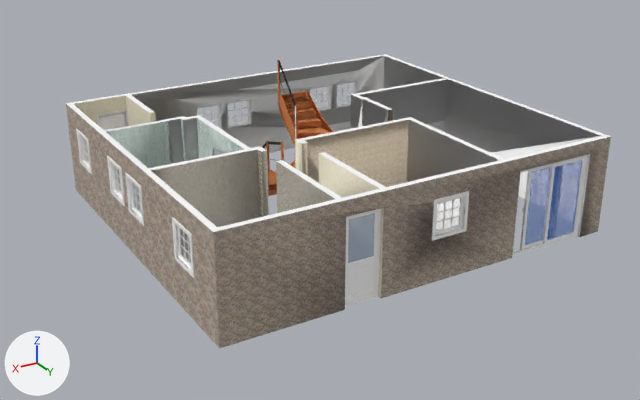
What one commit did to the COLLADA model src/uh_environments/uh-robot-house/models/robot_house_walls.dae.
One viewpoint serves both versions: a camera (50 mm lens) standing at (9.26, 20.71, 9.46) and looking at (-1.51, 2.76, 0.49). Every picture has the same lights, and +X, +Y and +Z are marked at lower left. Where no turn or scale is listed for an object, it has been applied to the vertices. Vertices at the same position are counted once.

In view in the first picture: 'A_CC', 'Awning_window_with_mullions_32_in._x_32_in.', 'Awning_window_with_mullions_32_in._x_32_in..001', 'Awning_window_with_mullions_32_in._x_32_in..002', 'Awning_window_with_mullions_32_in._x_32_in..003', 'Awning_window_with_mullions_32_in._x_32_in..004', 'Awning_window_with_mullions_32_in._x_32_in..005', 'Awning_window_with_mullions_32_in._x_32_in..006', 'Awning_window_with_mullions_32_in._x_32_in..007', 'Awning_window_with_mullions_32_in._x_32_in..008', 'B_RAIL', 'Baie_vitrée', 'Escalier_en_U', 'Frosted_Glass', 'L_RAIL', 'Panel_Door', 'Porte_droite', 'Porte_gauche', 'R_RAIL', 'SketchUp'.
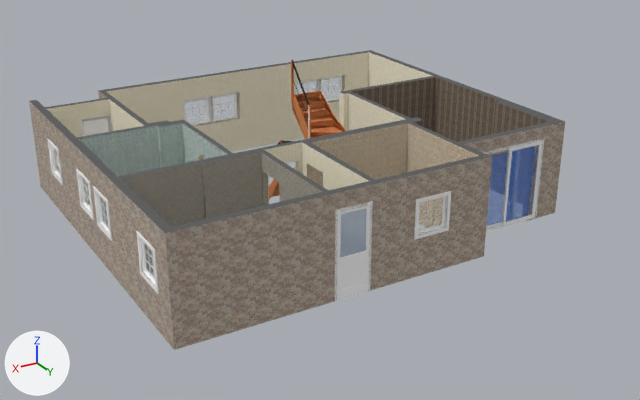
ob_pl100__trustile is not drawn itself; it is the parent of ob_l_panel.

Location of each change, [x1, y1, x2, y2] in pixels of the pictures (640 x 400 px):
'Structure', added
    after: [29, 50, 565, 350]
'SketchUp', no longer drawn
    before: [66, 54, 611, 349]
'Porte_gauche', moved
    before: [543, 156, 586, 245]
    after: [502, 141, 543, 226]
'Escalier_en_U', moved
    before: [262, 60, 333, 196]
    after: [269, 60, 346, 199]
'Porte_droite', moved
    before: [520, 166, 551, 250]
    after: [486, 152, 508, 229]
'Awning_window_with_mullions_32_in._x_32_in..008', moved
    before: [172, 217, 194, 278]
    after: [414, 191, 451, 240]
'Awning_window_with_mullions_32_in._x_32_in..007', moved, turned
    before: [432, 191, 469, 241]
    after: [93, 186, 112, 241]
'Frosted_Glass', moved
    before: [348, 213, 375, 263]
    after: [340, 208, 366, 258]
'Awning_window_with_mullions_32_in._x_32_in..006', moved
    before: [125, 173, 145, 226]
    after: [136, 231, 159, 293]
'Awning_window_with_mullions_32_in._x_32_in..002', moved
    before: [337, 81, 356, 107]
    after: [183, 97, 210, 126]
'Awning_window_with_mullions_32_in._x_32_in..005', moved
    before: [107, 156, 125, 206]
    after: [76, 169, 94, 220]
'Awning_window_with_mullions_32_in._x_32_in..003', moved
    before: [197, 104, 221, 128]
    after: [209, 92, 238, 122]
'Awning_window_with_mullions_32_in._x_32_in..004', moved, turned
    before: [227, 99, 250, 127]
    after: [47, 139, 63, 185]
'Awning_window_with_mullions_32_in._x_32_in.', moved
    before: [76, 129, 92, 174]
    after: [317, 75, 342, 102]
'L_RAIL', moved
    before: [373, 208, 381, 298]
    after: [366, 201, 373, 292]
'Panel_Door', shading changed, moved
    before: [97, 110, 128, 130]
    after: [81, 115, 111, 136]
'Baie_vitrée', moved
    before: [512, 155, 588, 256]
    after: [485, 138, 545, 232]
'A_CC', moved
    before: [351, 267, 371, 292]
    after: [343, 262, 363, 287]
'Awning_window_with_mullions_32_in._x_32_in..001', moved
    before: [310, 86, 330, 110]
    after: [296, 79, 318, 94]
'B_RAIL', moved
    before: [347, 289, 374, 306]
    after: [340, 283, 366, 300]
'OG_CL.001', moved
    before: [374, 218, 375, 246]
    after: [366, 210, 367, 241]
'OG_CL', moved
    before: [373, 265, 374, 283]
    after: [365, 260, 366, 281]
'OG_BC.001', moved
    before: [351, 257, 371, 263]
    after: [342, 251, 364, 258]
'OG_BC', moved
    before: [350, 289, 371, 296]
    after: [343, 284, 362, 290]
'OG_CR.001', moved (not visible before)
    after: [340, 230, 341, 243]

What changed in the scene script:
```text
Change me_panel_door:
    where me_panel_door.from_pydata(...)  # 168 vertices, 338 faces; spans x 0.03..0.86, y 0.0..0.13, z 0.0..2.08
    me_panel_door part 1: its shading normals changed
Change ob_sketchup:
    ob_sketchup: bpy.data.objects.new('SketchUp', me_sketchup) -> bpy.data.objects.new('SketchUp', None)
Change ob_panel_door:
    ob_panel_door.location: (1.71, -2.33, 0.0) -> (2.21, -2.23, 0.0)
Change ob_awning_window_with_mullions_32_in__x_32_in:
    ob_awning_window_with_mullions_32_in__x_32_in.parent: ob_sketchup -> ob_exterior_doors_windows
Change ob_awning_window_with_mullions_32_in__x_32_in__001:
    ob_awning_window_with_mullions_32_in__x_32_in__001.parent: ob_sketchup -> ob_exterior_doors_windows
Change ob_awning_window_with_mullions_32_in__x_32_in__002:
    ob_awning_window_with_mullions_32_in__x_32_in__002.parent: ob_sketchup -> ob_exterior_doors_windows
Change ob_awning_window_with_mullions_32_in__x_32_in__003:
    ob_awning_window_with_mullions_32_in__x_32_in__003.parent: ob_sketchup -> ob_exterior_doors_windows
    ob_awning_window_with_mullions_32_in__x_32_in__003.location: (-1.197, -2.33, 0.955) -> (3.783, 0.0254, 0.963)
Change ob_awning_window_with_mullions_32_in__x_32_in__004:
    ob_awning_window_with_mullions_32_in__x_32_in__004.parent: ob_sketchup -> ob_exterior_doors_windows
    ob_awning_window_with_mullions_32_in__x_32_in__004.location: (-2.167, -2.33, 0.951) -> (9.977, 1.657, 0.963)
    ob_awning_window_with_mullions_32_in__x_32_in__004.rotation_euler: (1.571, 0.0, 0.0) -> (1.571, 0.0, 1.571)  # degrees (90, 0, 0) -> degrees (90, 0, 90)
Change ob_awning_window_with_mullions_32_in__x_32_in__005:
    ob_awning_window_with_mullions_32_in__x_32_in__005.parent: ob_sketchup -> ob_exterior_doors_windows
    ob_awning_window_with_mullions_32_in__x_32_in__005.location: (3.348, 1.027, 1.118) -> (9.977, 4.133, 0.963)
Change ob_pl100__trustile:
    ob_pl100__trustile.parent: ob_sketchup -> ob_exterior_doors_windows
Change ob_l_rail:
    ob_l_rail.location: (-0.46, 6.91, 0.0) -> (-0.46, 6.61, 0.0)
Change ob_b_rail:
    ob_b_rail.location: (-0.33, 6.91, 0.0) -> (-0.33, 6.61, 0.0)
Change ob_a_cc:
    ob_a_cc.location: (-0.25, 6.92, 0.29) -> (-0.25, 6.62, 0.29)
Change ob_frosted_glass:
    ob_frosted_glass.location: (-0.32, 6.93, 1.0) -> (-0.32, 6.62, 1.0)
Change ob_baie_vitrée:
    ob_baie_vitrée.location: (-6.39, 6.81, 0.0) -> (-6.26, 5.5, 0.0)
Change ob_porte_gauche:
    ob_porte_gauche.location: (-6.31, 6.87, 0.05) -> (-6.18, 5.56, 0.05)
Change ob_porte_droite:
    ob_porte_droite.location: (-5.64, 6.81, 0.05) -> (-5.52, 5.5, 0.05)
Change ob_awning_window_with_mullions_32_in__x_32_in__006:
    ob_awning_window_with_mullions_32_in__x_32_in__006.parent: ob_sketchup -> ob_exterior_doors_windows
    ob_awning_window_with_mullions_32_in__x_32_in__006.location: (3.348, 2.3, 1.119) -> (9.977, 8.157, 0.963)
Change ob_escalier_en_u:
    ob_escalier_en_u.location: (-2.18, 0.93, 0.08) -> (-2.62, 0.86, 0.0)
Change ob_awning_window_with_mullions_32_in__x_32_in__007:
    ob_awning_window_with_mullions_32_in__x_32_in__007.parent: ob_sketchup -> ob_exterior_doors_windows
    ob_awning_window_with_mullions_32_in__x_32_in__007.location: (-1.75, 7.059, 1.068) -> (9.977, 5.406, 0.963)
    ob_awning_window_with_mullions_32_in__x_32_in__007.rotation_euler: (1.571, 0.0, 3.142) -> (1.571, 0.0, 1.571)  # degrees (90, 0, 180) -> degrees (90, 0, 90)
Change ob_awning_window_with_mullions_32_in__x_32_in__008:
    ob_awning_window_with_mullions_32_in__x_32_in__008.parent: ob_sketchup -> ob_exterior_doors_windows
Add ob_exterior_doors_windows:
    ob_exterior_doors_windows = bpy.data.objects.new('Exterior_Doors_Windows', None)
    ob_exterior_doors_windows.parent = ob_structure
    ob_exterior_doors_windows.location = (1.073, -0.0254, 0.0)
Add ob_structure:
    ob_structure = bpy.data.objects.new('Structure', me_structure)  # 275 vertices, 588 faces; spans x 0.0..11.05, y 0.0..9.69, z 0.0..2.5; in mat_material (white #ffffff), mat_brick_beige (picture img_brick_beige_jpg), mat_papier_pin (picture img_papier_pin_jpg), mat_kitchen_tile (picture img_kitchen_tile_jpg), mat_luxurious_moaic (picture img_luxurious_moaic_jpg), mat_luxurious_mosaic_beige (picture img_luxurious_mosaic_beige_jpg), mat_brown_floral (picture img_brown_floral_jpg), mat_96_96_1 (dark grey #5b5b5b)
    ob_structure.parent = ob_sketchup
    ob_structure.location = (-6.925, -3.038, 0.0)
```
